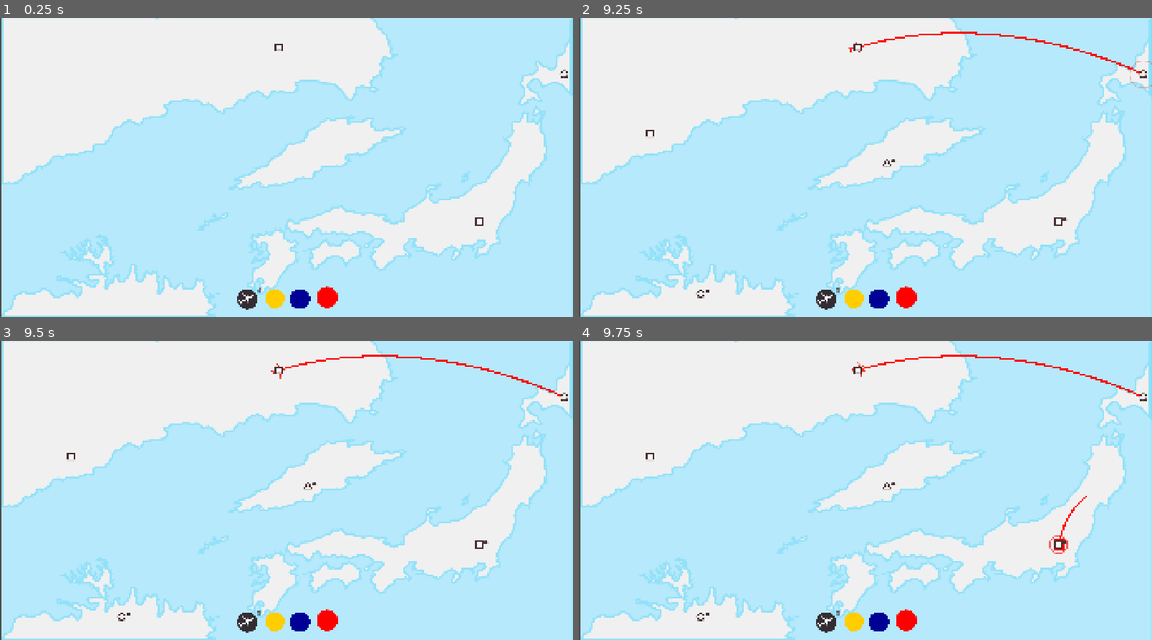
Above: before the commit, frames 1-4 (two rows, left to right).
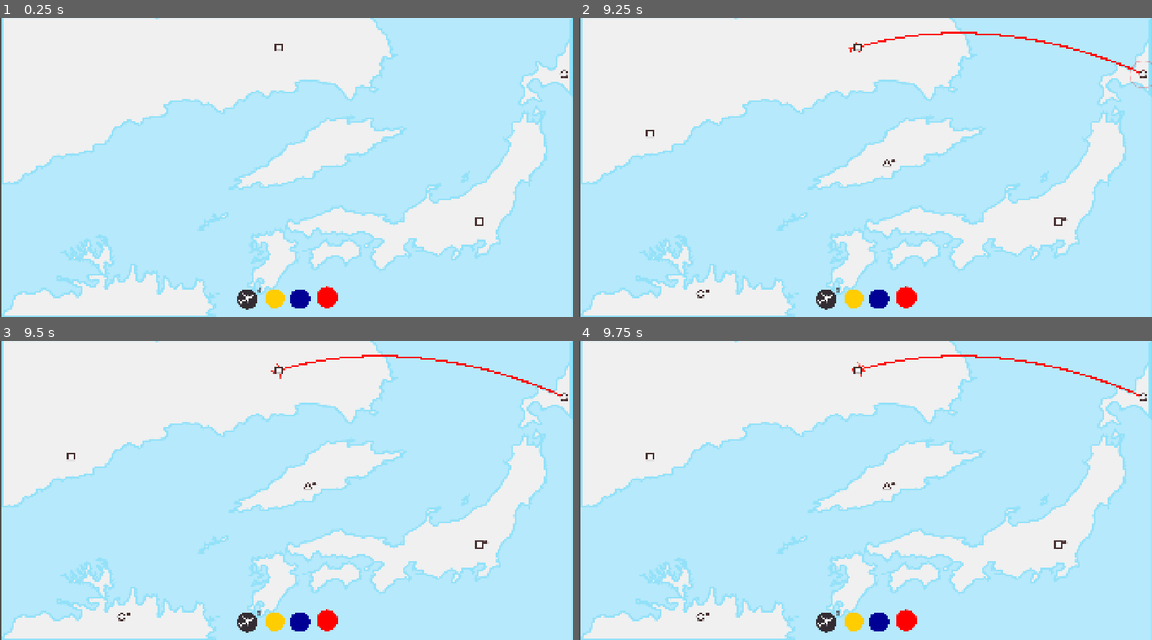
Above: after the commit, the same moments.

Repository: top-it-090304/Holding-Pattern
Game: Godot game, scene res://scene/Main.tscn
Two runs of this game, one before a commit and one after it. Both use one fixed random seed, a clock stepped at 60 frames per second and the inputs below.
Inputs (mouse positions are in pixels of both pictures, inside the frame that each line leads up to):
- Up to frame 1 (0.25 s): no input
- Up to frame 2 (9.25 s): click (854, 299) at 0.5 s; click (876, 299) at 1.25 s; click (905, 296) at 2 s; click (854, 299) at 2.75 s; click (876, 299) at 3.5 s; click (905, 296) at 4.25 s; click (854, 299) at 5 s; click (876, 299) at 5.75 s; click (905, 296) at 6.5 s; tap Enter at 7.25 s; drag from (825, 299) to (859, 47) at 7.27 s; tap Space at 8 s; drag from (859, 47) to (1140, 74) at 8.02 s; click (1140, 74) at 8.92 s
- Up to frame 3 (9.5 s): no input
- Up to frame 4 (9.75 s): tap Enter at 9.5 s; drag from (1060, 544) to (1140, 397) at 9.52 s

Frames 1-3 are identical in both runs. In frame 4, 0.1% of the frame differs, in the area x 82-89%, y 51-72%.

Commit message:
fix: line fix

Diff:
--- a/scripts/Airport.gd
+++ b/scripts/Airport.gd
@@ -18,6 +18,9 @@
 var stroke_radius = 0.0
 var stroke_color = Color.WHITE
 var current_max_radius = 10.0
+
+var lines_data = GameData.lines_data
+
 
 func _ready():
 	my_shape = GameData.ShapeType.values().pick_random()
@@ -87,10 +90,21 @@
 		queue_redraw()
 
 func _input_event(_viewport, event, _shape_idx):
+	var current_color = lines_data["current color"]
+	var permission = false
 	if event is InputEventMouseButton and event.pressed:
-		if event.button_index == MOUSE_BUTTON_LEFT:
-			activate_pulse()
-			airport_selected.emit(self)
+		if (event.button_index == MOUSE_BUTTON_LEFT):
+			if not(lines_data["in_" + current_color]):
+				permission = true
+			elif lines_data[current_color + "_airports"][0] == lines_data[current_color + "_airports"][-1]:
+				permission = false
+			elif self == lines_data[current_color + "_airports"][0] or self == lines_data[current_color + "_airports"][-1]:
+				permission = true
+
+			if permission:
+				activate_pulse()
+				airport_selected.emit(self)
+				permission = false
 
 ## пассажиры
 func spawn_passenger():
--- a/scripts/Main.gd
+++ b/scripts/Main.gd
@@ -68,10 +68,10 @@
 func check_airopotr():
 	var mouse_pos = get_global_mouse_position()
 
+	for airport in get_tree().get_nodes_in_group("airports"):
 
-	for airport in get_tree().get_nodes_in_group("airports"):
-		if (airport != selected_airport and airport.global_position.distance_to(mouse_pos) < 50 and airport not in lines_data[lines_data["current color"] + "_airports"]) or (airport != selected_airport and airport.global_position.distance_to(mouse_pos) < 50 and len(lines_data[lines_data["current color"] + "_airports"]) > 2 and airport == lines_data[lines_data["current color"] + "_airports"][0]):
 
+		if airport != selected_airport and airport.global_position.distance_to(mouse_pos) < 50 and ((len(lines_data[lines_data["current color"] + "_airports"]) >= 3 and airport == lines_data[lines_data["current color"] + "_airports"][0]) or (airport not in lines_data[lines_data["current color"] + "_airports"])):
 			airport.activate_pulse()
 
 			if not lines_data["in_" + lines_data["current color"]]:
@@ -104,7 +104,13 @@
 	add_child(inst)
 
 func _on_airport_selected(airport):
+	if lines_data["in_" + lines_data["current color"]] and airport == lines_data[lines_data["current color"] + "_airports"][0]:
+		var a = lines_data[lines_data["current color"] + "_airports"][0]
+		lines_data[lines_data["current color"] + "_airports"][0] = lines_data[lines_data["current color"] + "_airports"][-1]
+		lines_data[lines_data["current color"] + "_airports"][-1] = a
+
 	selected_airport = airport
+
 	is_drawing = true
 
 func _on_passenger_timer_timeout():
